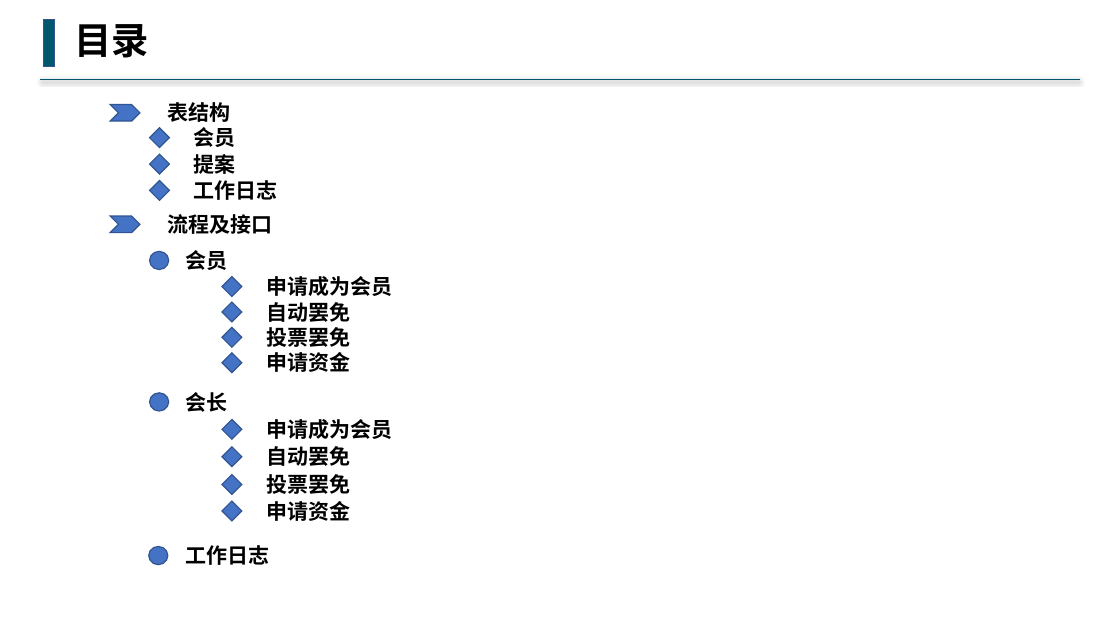
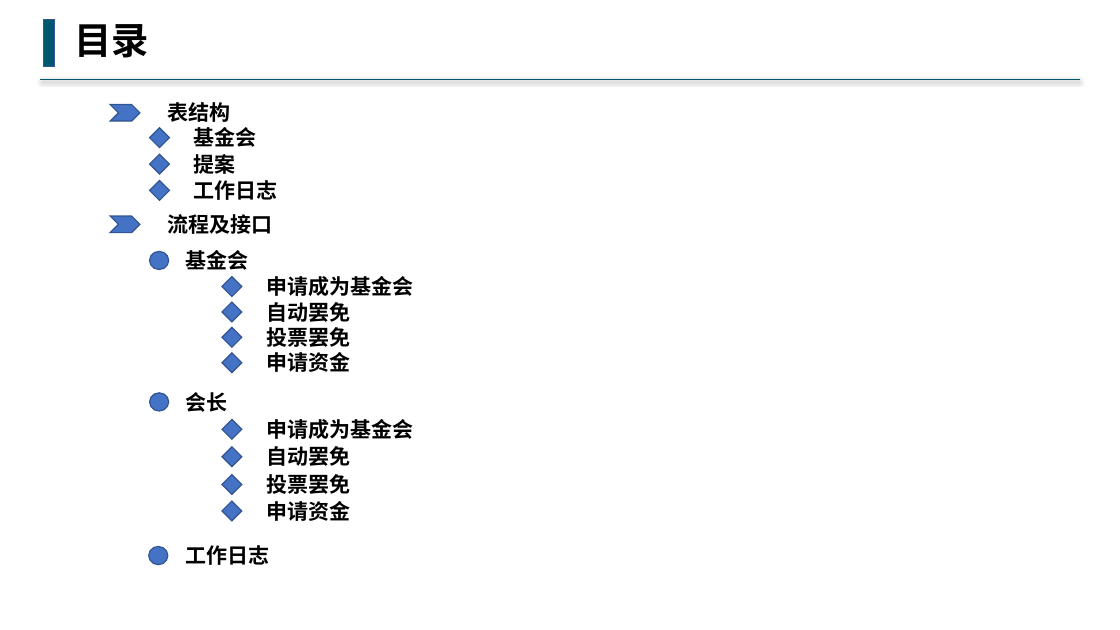
Before and after one commit to buddhachain/buddhaContract, a slide deck: slide 1 of doc/01.基金会.pptx. Drawn at 1120x630 pixels with LibreOffice and Linux fonts; fonts in the diff are those of the drawing. Boxes give left, top, right and bottom in pixels: in the first picture for what was removed or moved away, otherwise in the second. Text is boxed around its words. In the diff, an @@ line names an element or a change of style, - is before the commit and + after.

Commit message:
修改了下基金会名称

```diff
--- a/doc/01.基金会.pptx
+++ b/doc/01.基金会.pptx
@@ text at (x1=193, y1=127, x2=256, y2=147): text changed @@
-会员
+基金会
@@ text at (x1=185, y1=250, x2=248, y2=270): text changed @@
-会员
+基金会
@@ text at (x1=267, y1=276, x2=414, y2=296): text changed @@
-申请成为会员
+申请成为基金会
@@ text at (x1=267, y1=419, x2=414, y2=439): text changed @@
-申请成为会员
+申请成为基金会
```
Also in this commit, not shown: 4 other slides changed.
